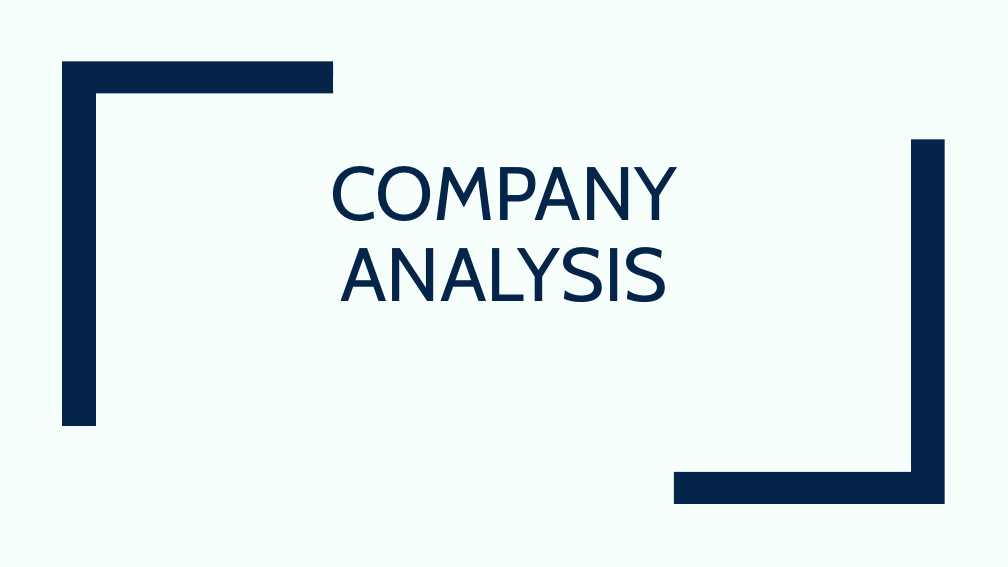
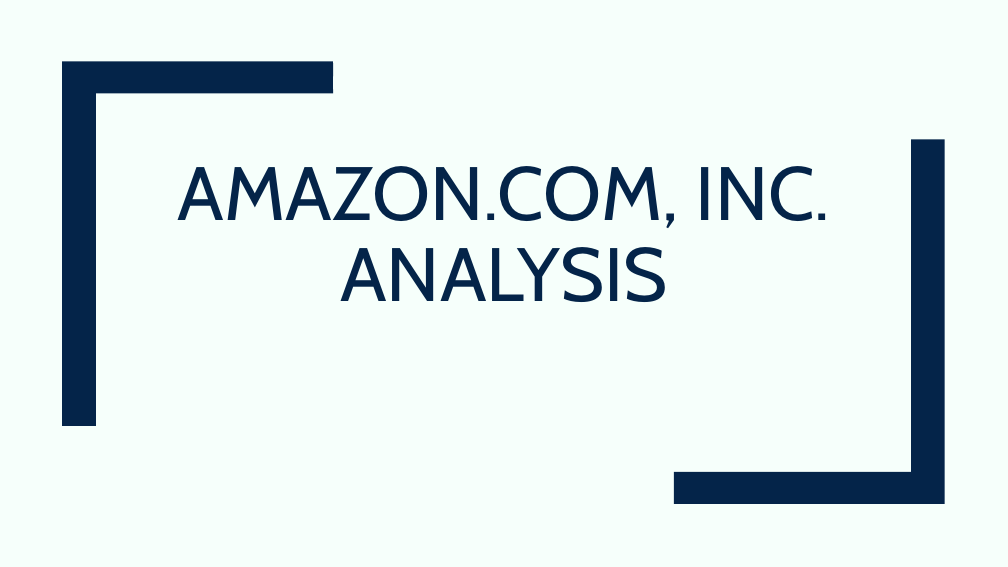
Before and after one commit to devangovind/AMUCLDISS, a slide deck: slide 1 of fastapi-backend/app/pres/output.pptx. Drawn at 1008x567 pixels with LibreOffice and Linux fonts; fonts in the diff are those of the drawing. Boxes give left, top, right and bottom in pixels: in the first picture for what was removed or moved away, otherwise in the second. Text is boxed around its words. In the diff, an @@ line names an element or a change of style, - is before the commit and + after.

```diff
--- a/fastapi-backend/app/pres/output.pptx
+++ b/fastapi-backend/app/pres/output.pptx
@@ title at (178,166,830,302): text changed @@
-COMPANY ANALYSIS
+AMAZON.COM, INC. ANALYSIS
```
Also in this commit, not shown: 1 other slide changed, 9 slides added, 8 other files.
